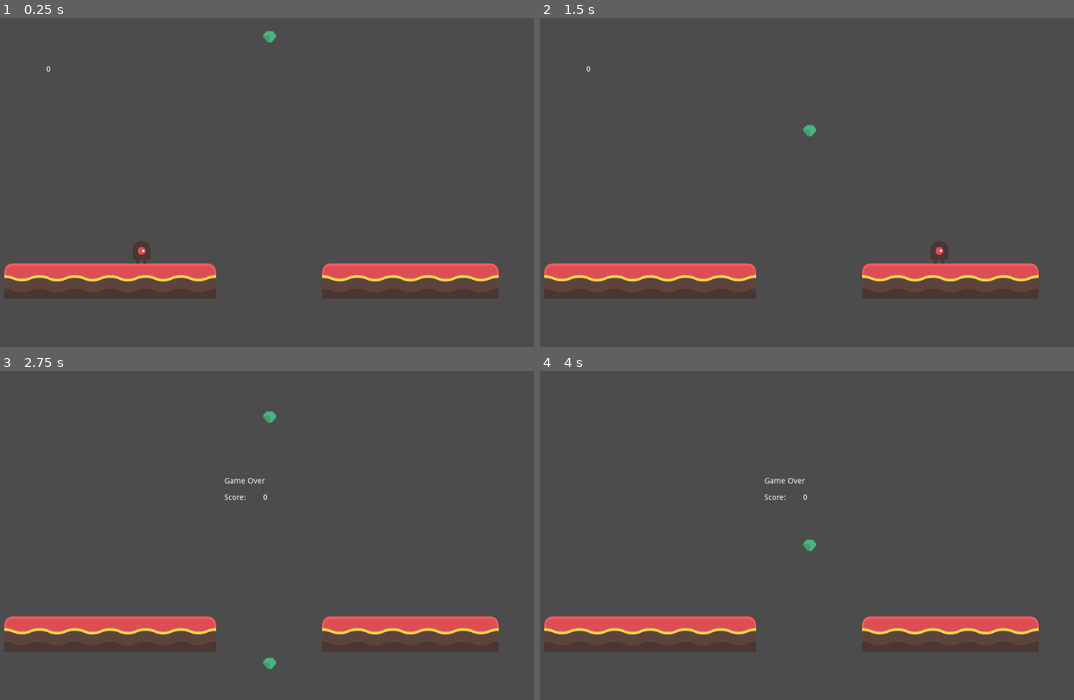
Above: before the commit, frames 1-4 (two rows, left to right).
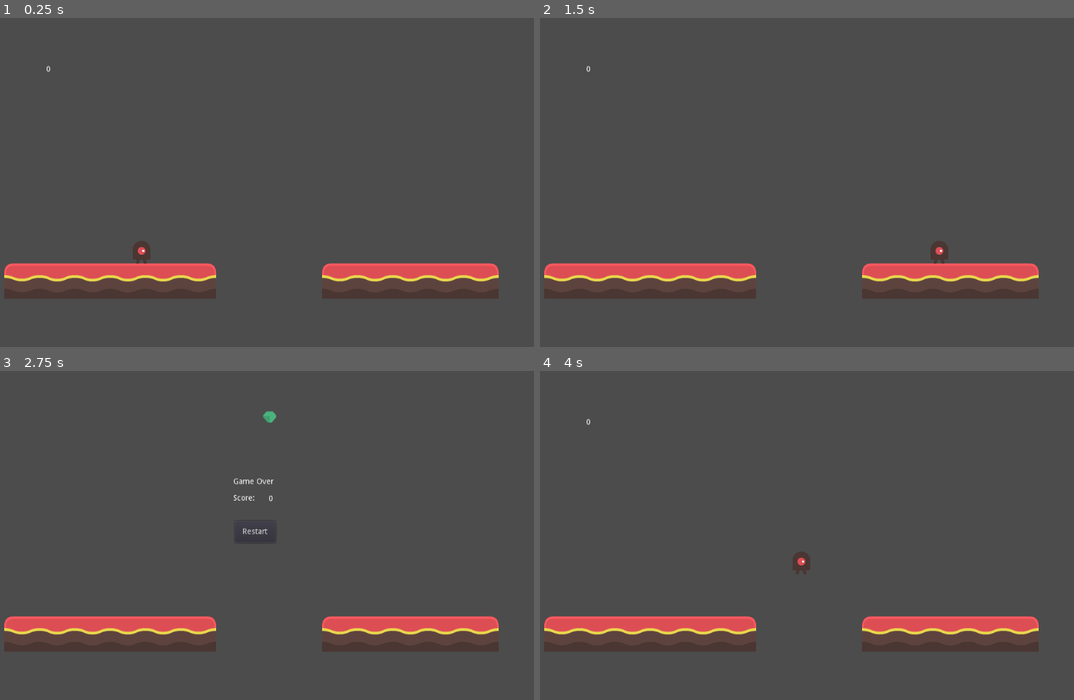
Above: after the commit, the same moments.

Repository: ben-gillott/platformer-prototype
Game: Godot game, scene res://Game.tscn
The game is run twice, just before and just after one commit, with the same random seed, the same clock (stepped at 60 frames per second) and the same inputs.
Inputs (mouse positions are in pixels of both pictures, inside the frame that each line leads up to):
- Up to frame 1 (0.25 s): no input
- Up to frame 2 (1.5 s): hold Right (walk_right) from 0.53 s (still down); tap Up (jump) at 0.77 s
- Up to frame 3 (2.75 s): tap Up (jump) at 1.52 s; release Right (walk_right) at 2.03 s; hold A (walk_left) from 2.03 s (still down)
- Up to frame 4 (4 s): release A (walk_left) at 2.75 s; click (796, 532) at 2.75 s, where only the run after the commit has a clickable "Restart"; hold Right (walk_right) from 3.53 s (still down); tap Up (jump) at 3.77 s

The runs differ from the first frame. In frame 1, less than 0.1% of the frame differs, in the area x 49-52%, y 3-8%; in frame 2, less than 0.1%; in frame 3, 0.3%; in frame 4, 0.4%, in the area x 8-52%, y 14-62%.

Commit message:
restart button

Diff:
--- a/GameOne/CoinManager.gd
+++ b/GameOne/CoinManager.gd
@@ -3,7 +3,16 @@
 #onready var coin = $Coin
 var score = 0
 
+onready var restartButton : Button = get_parent().get_node("ScoreCounter/UI/Control/RestartButton")
+
 var coin = preload("res://Coin.tscn")
+
+
+# Called when the node enters the scene tree for the first time.
+func _ready():
+	restartButton.connect("button_down", self, "restartScene")
+	pass
+
 
 func _updateScoreUI(var newScore):
 	var ScoreUINode = get_parent().get_node("ScoreCounter/UI/Control/Score")
@@ -14,10 +23,7 @@
 	coin_instance.position = Vector2(545.0, 10.0)
 	call_deferred("add_child", coin_instance)
 
-# Called when the node enters the scene tree for the first time.
-func _ready():
-	_spawnCoin()
-	pass
+
 
 var timer = 0;
 var spawnRate = 2;
@@ -38,7 +44,7 @@
 
 func _endOfTheGame():
 	print("fallen")
-	spawnRate = 10000
+	spawnRate = 10000 #stop coins falling
 	var ScoreUINode = get_parent().get_node("ScoreCounter/UI/Control/Score")
 	var GameOverUINode = get_parent().get_node("ScoreCounter/UI/Control/GameOver")
 	var GameOverScoreUINode = get_parent().get_node("ScoreCounter/UI/Control/GameOverScore")
@@ -46,3 +52,7 @@
 	GameOverUINode.show()
 	GameOverScoreUINode.text = str(score)
 	GameOverScoreUINode.show()
+	restartButton.show()
+
+func restartScene():
+	get_tree().reload_current_scene()
--- a/GameOne/Game.tscn
+++ b/GameOne/Game.tscn
@@ -130,6 +130,14 @@
 size = 60
 outline_size = 3
 
+[sub_resource type="StyleBoxFlat" id=10]
+bg_color = Color( 0.603922, 0.596078, 0.596078, 1 )
+border_width_left = 5
+border_width_top = 5
+border_width_right = 5
+border_width_bottom = 5
+border_color = Color( 0.145098, 0.694118, 0.129412, 1 )
+
 [node name="Game" type="Node2D"]
 
 [node name="TileMap" type="TileMap" parent="."]
@@ -184,10 +192,11 @@
 
 [node name="GameOverScore" type="RichTextLabel" parent="ScoreCounter/UI/Control"]
 visible = false
-margin_left = 532.578
-margin_top = 225.256
-margin_right = 598.578
-margin_bottom = 280.256
+anchor_right = 0.879
+margin_left = 543.323
+margin_top = 226.512
+margin_right = 614.901
+margin_bottom = 281.512
 text = "0
 "
 __meta__ = {
@@ -196,10 +205,10 @@
 
 [node name="GameOver" type="RichTextLabel" parent="ScoreCounter/UI/Control"]
 visible = false
-margin_left = 463.0
-margin_top = 195.0
-margin_right = 588.0
-margin_bottom = 279.0
+margin_left = 479.323
+margin_top = 196.256
+margin_right = 604.323
+margin_bottom = 280.256
 custom_fonts/mono_font = SubResource( 9 )
 text = "Game Over
 
@@ -208,4 +217,16 @@
 "_edit_use_anchors_": false
 }
 
+[node name="RestartButton" type="Button" parent="ScoreCounter/UI/Control"]
+visible = false
+margin_left = 481.933
+margin_top = 273.812
+margin_right = 555.933
+margin_bottom = 313.812
+custom_styles/hover = SubResource( 10 )
+text = "Restart"
+__meta__ = {
+"_edit_use_anchors_": false
+}
+
 [connection signal="area_entered" from="Player/Area2D" to="CoinManager" method="_on_Player_area_entered"]
--- /dev/null
+++ b/GameOne/default_bus_layout.tres
@@ -0,0 +1,4 @@
+[gd_resource type="AudioBusLayout" format=2]
+
+[resource]
+bus/0/volume_db = -1.71701
Not shown: 1 places in GameOne/Game.tscn that only renumber resources
